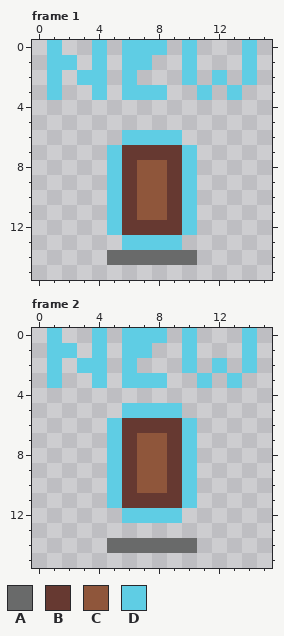
Pixel-art file, stored at world/pickups/new_card_pickup.aseprite. That is the earlier state.
16x16 pixels, 3 frames. Shown: frame 1, frame 2. The commit also changed other frames, which this record leaves out.
Palette (. is transparent): A #696a6a  B #663931  C #8f563b  D #5fcde4
Pixels before, frame 1, first column x 1:
 0 D..D.DDD.D...D
 1 DD.D.DD..D...D
 2 D.DD.D...D.D.D
 3 D..D.DDD..D.D.
 4 ..............
 5 ..............
 6 .....DDDD.....
 7 ....DBBBBD....
 8 ....DBCCBD....
 9 ....DBCCBD....
10 ....DBCCBD....
11 ....DBCCBD....
12 ....DBBBBD....
13 .....DDDD.....
14 ....AAAAAA....
Pixels before, frame 2, first column x 1:
 0 D..D.DDD.D...D
 1 DD.D.DD..D...D
 2 D.DD.D...D.D.D
 3 D..D.DDD..D.D.
 4 ..............
 5 .....DDDD.....
 6 ....DBBBBD....
 7 ....DBCCBD....
 8 ....DBCCBD....
 9 ....DBCCBD....
10 ....DBCCBD....
11 ....DBBBBD....
12 .....DDDD.....
13 ..............
14 ....AAAAAA....
Once edited:
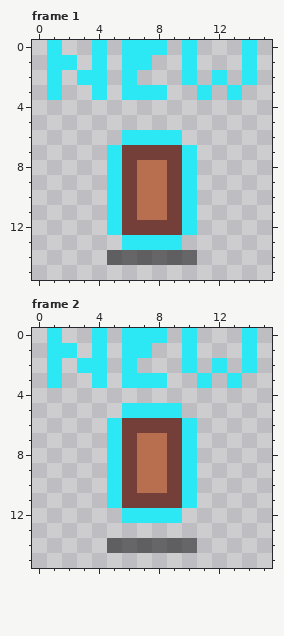
Difference:
colour A: #696a6a -> #00000080
colour B: #663931 -> #743f39
colour C: #8f563b -> #b86f50
colour D: #5fcde4 -> #2ce8f4
Where, in picture pixels (left, top, right, bottom), the same in both pictures:
changed: (47, 40, 257, 265)
changed: (47, 328, 257, 553)
